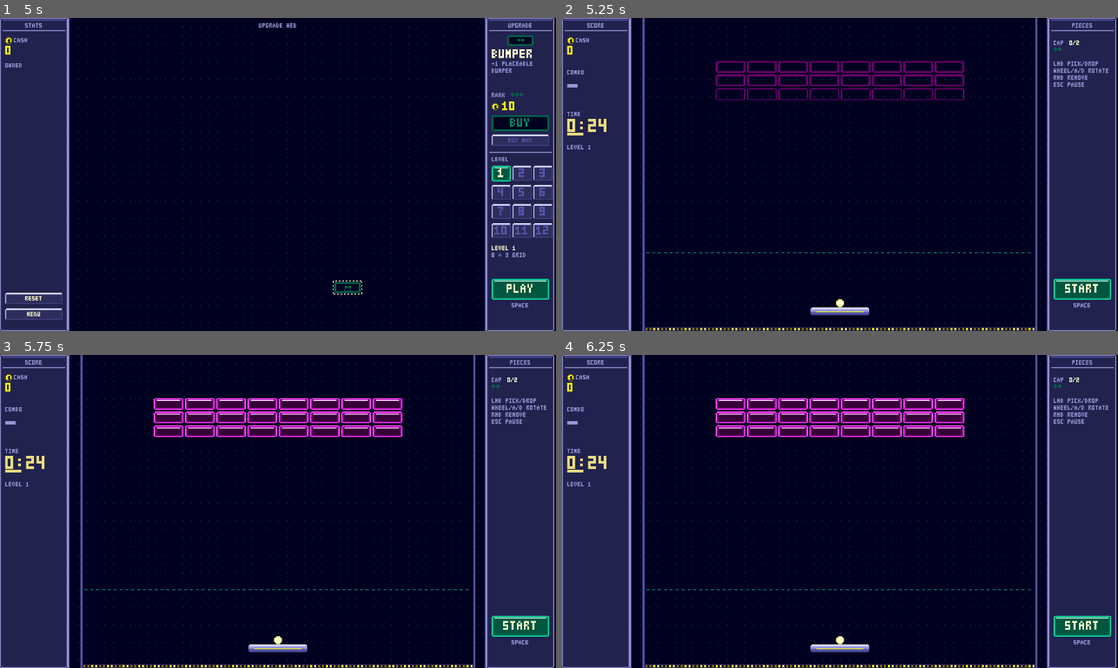
Above: before the commit, frames 1-4 (two rows, left to right).
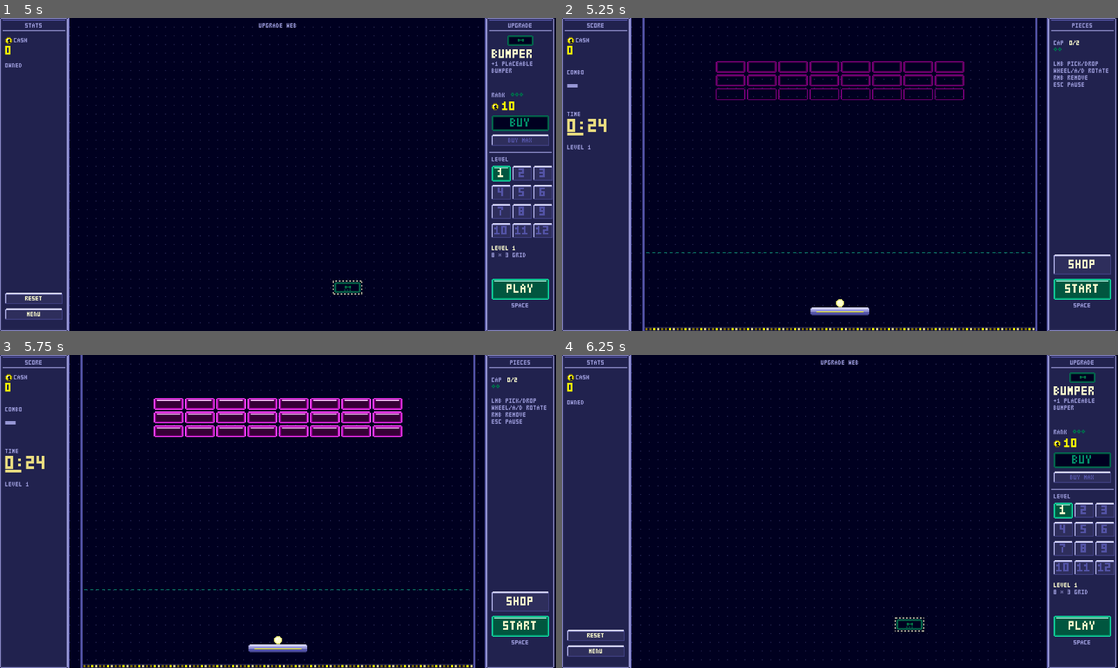
Above: after the commit, the same moments.

Repository: alpacaxander/breakin-cremental
Game: Godot game, scene res://src/main.tscn
Same seed, same stepped clock (60 frames per second), same inputs: the game is played once before the commit and once after it.
Inputs (mouse positions are in pixels of both pictures, inside the frame that each line leads up to):
- Up to frame 1 (5 s): click "SETTINGS" at 0.5 s; click (339, 115) at 1.25 s; click "BACK" at 2 s; click "PLAY" at 2.75 s; click "MENU" at 3.5 s; click "PLAY" at 4.25 s
- Up to frame 2 (5.25 s): click "PLAY" at 5 s
- Up to frame 3 (5.75 s): no input
- Up to frame 4 (6.25 s): click (1084, 602) at 5.75 s, where only the run after the commit has a clickable "SHOP"

Frame 1 is identical in both runs. In frame 2, 0.2% of the frame differs, in the area x 88-99%, y 75-82%; in frame 3, 0.2%; in frame 4, 10%, in the area x 0-100%, y 0-100%.

Commit message:
Add a SHOP button to the placement tray, and name the pause exit SHOP while placing
Co-Authored-By: Claude Fable 5.1 <noreply@anthropic.com>

Diff:
--- a/src/arena.gd
+++ b/src/arena.gd
@@ -182,7 +182,7 @@
 		pause = null
 	if not on:
 		return
-	pause = Ui.dialog("PAUSED", [["RESUME", true, _pause.bind(false)], ["SETTINGS", false, _pause_settings], ["MENU", false, _quit]])
+	pause = Ui.dialog("PAUSED", [["RESUME", true, _pause.bind(false)], ["SETTINGS", false, _pause_settings], ["SHOP" if place.placing else "MENU", false, _quit]])
 	pause.back.connect(_pause.bind(false))
 	add_child(pause)
 
--- a/src/place.gd
+++ b/src/place.gd
@@ -76,6 +76,7 @@
 	var hints := ["LMB PICK/DROP", "WHEEL/A/D ROTATE", "RMB REMOVE", "ESC PAUSE"]
 	for i in hints.size():
 		Ui.label(tray, hints[i], 6, y + 24 + i * 8, C.rivet)
+	Ui.button(tray, "SHOP", 6, 272, 66, 24, arena._quit, false, 2, "ui_back")  # back to the upgrade web; the round never started, so no result
 	Ui.button(tray, "START", 6, 300, 66, 24, _start, true, 2, "")
 	Ui.label(tray, "SPACE", 0, 328, C.rivet, 1, 78, HORIZONTAL_ALIGNMENT_CENTER)
 
